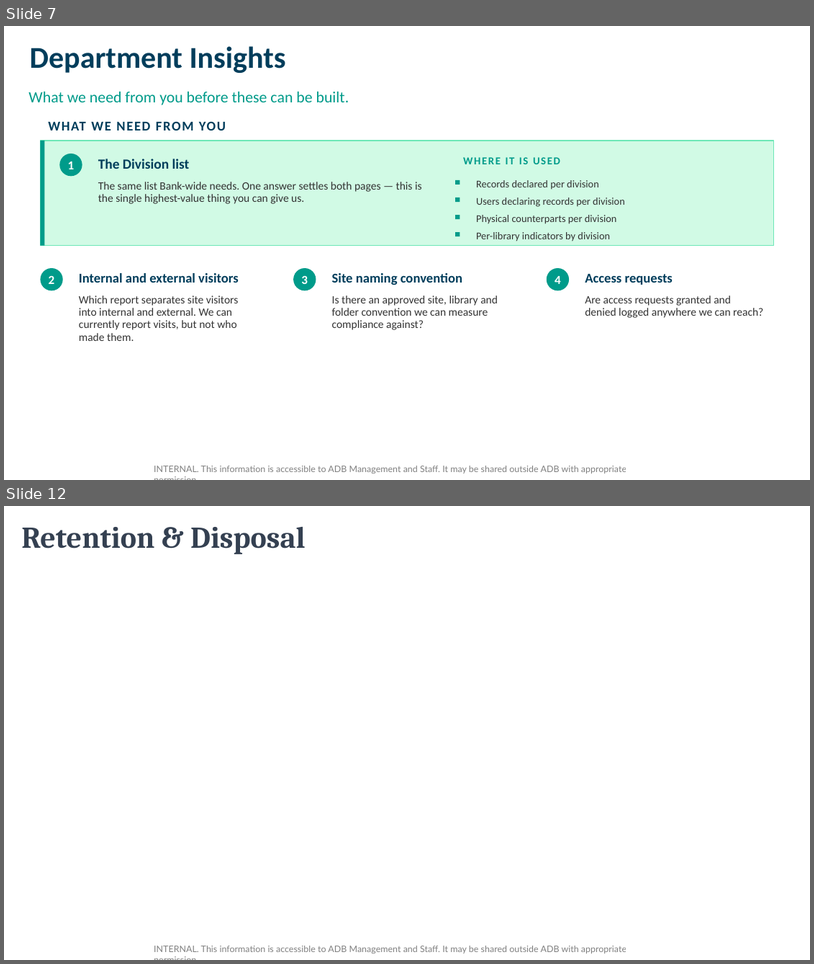
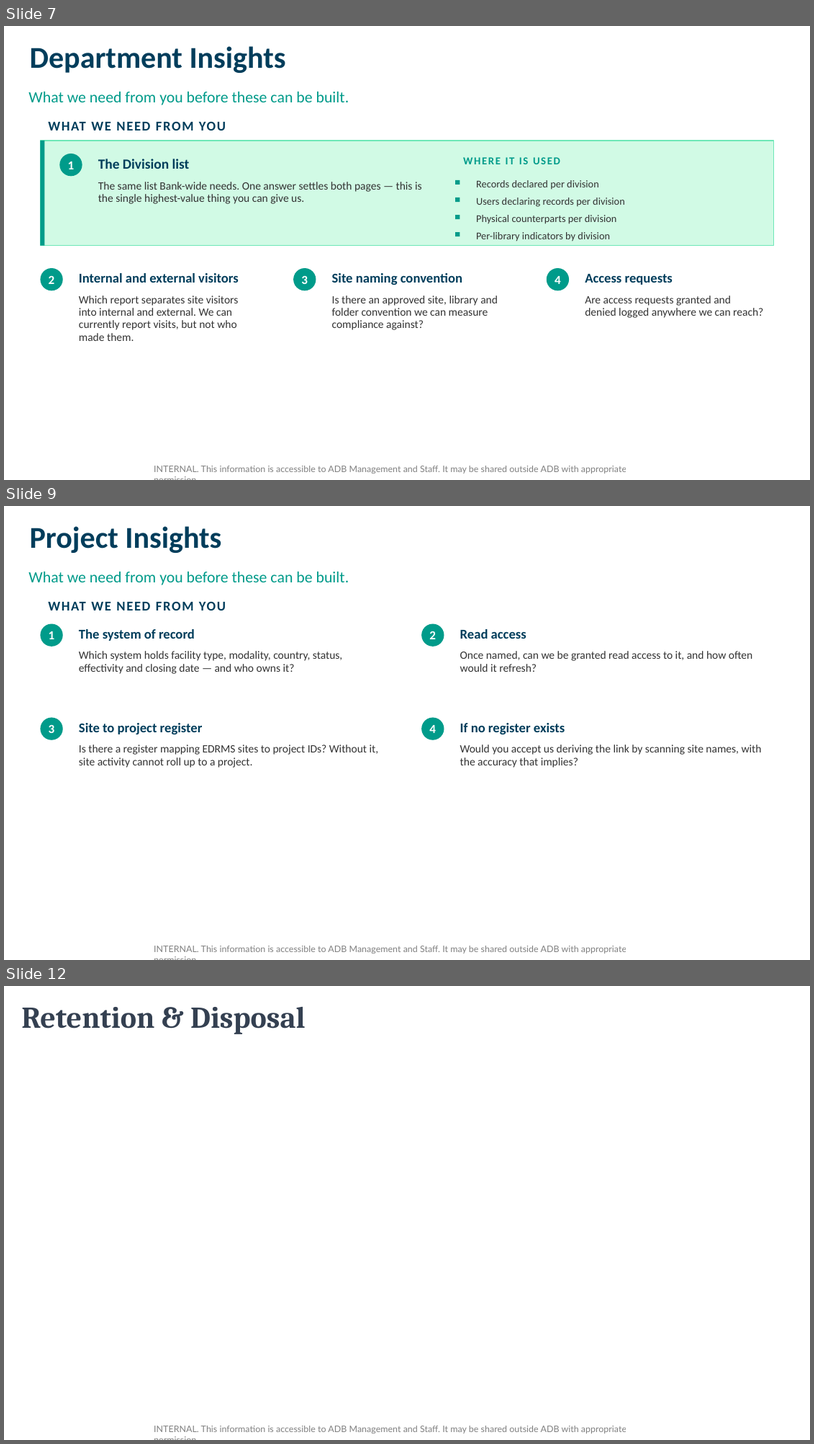
Before and after one commit to perezfiles01-droid/Jim, a slide deck: EDRMS_Utilization_Confirmation_Workshop.pptx. Shown one above the other, each under a label of ours: slides 7 and 12 before the commit, slides 7, 9 and 12 after it; the slides between them are not shown. The pictures are 814x964 and 814x1444 pixels, drawn with LibreOffice and Linux fonts; fonts in the diff are those of the drawing; background and template pictures are left out. Boxes give left, top, right and bottom in pixels: in the first picture for what was removed or moved away, otherwise in the second. Text is boxed around its words. In the diff, an @@ line names an element or a change of style, - is before the commit and + after.

```diff
--- a/EDRMS_Utilization_Confirmation_Workshop.pptx
+++ b/EDRMS_Utilization_Confirmation_Workshop.pptx
@@ slide 9 added at bbox=[4, 506, 810, 960], background #FFFFFF; not listed: 1 template element that a slide beside it also shows @@
@@ text added at bbox=[30, 526, 221, 553], 27 pt, text #003D5B, bold @@
+Project Insights
@@ text added at bbox=[28, 572, 350, 585], 14 pt, text #009B8A @@
+What we need from you before these can be built.
@@ text added at bbox=[48, 601, 226, 610], 12 pt, text #003D5B, bold @@
+WHAT WE NEED FROM YOU
@@ ellipse added at bbox=[40, 624, 63, 646], fill #009B8A @@
@@ text added at bbox=[49, 631, 55, 639], 11 pt, text #FFFFFF, bold @@
+1
@@ text added at bbox=[79, 629, 195, 641], 12 pt, text #003D5B, bold @@
+The system of record
@@ ellipse added at bbox=[422, 624, 445, 646], fill #009B8A @@
@@ text added at bbox=[430, 631, 436, 639], 11 pt, text #FFFFFF, bold @@
+2
@@ text added at bbox=[460, 629, 527, 638], 12 pt, text #003D5B, bold @@
+Read access
@@ text added at bbox=[79, 651, 342, 674], 10 pt, text #333333 @@
+Which system holds facility type, modality, country, status, effectivity and closing date — and who owns it?
@@ text added at bbox=[460, 651, 753, 672], 10 pt, text #333333 @@
+Once named, can we be granted read access to it, and how often would it refresh?
@@ ellipse added at bbox=[40, 717, 63, 740], fill #009B8A @@
@@ ellipse added at bbox=[422, 717, 445, 740], fill #009B8A @@
@@ text added at bbox=[49, 725, 55, 733], 11 pt, text #FFFFFF, bold @@
+3
@@ text added at bbox=[79, 723, 203, 734], 12 pt, text #003D5B, bold @@
+Site to project register
@@ text added at bbox=[430, 725, 436, 733], 11 pt, text #FFFFFF, bold @@
+4
@@ text added at bbox=[460, 723, 565, 734], 12 pt, text #003D5B, bold @@
+If no register exists
@@ text added at bbox=[79, 744, 379, 767], 10 pt, text #333333 @@
+Is there a register mapping EDRMS sites to project IDs? Without it, site activity cannot roll up to a project.
@@ text added at bbox=[460, 744, 762, 767], 10 pt, text #333333 @@
+Would you accept us deriving the link by scanning site names, with the accuracy that implies?
```
Also in this commit, not shown: 2 slides changed, 1 other slide added, 2 slides removed.
